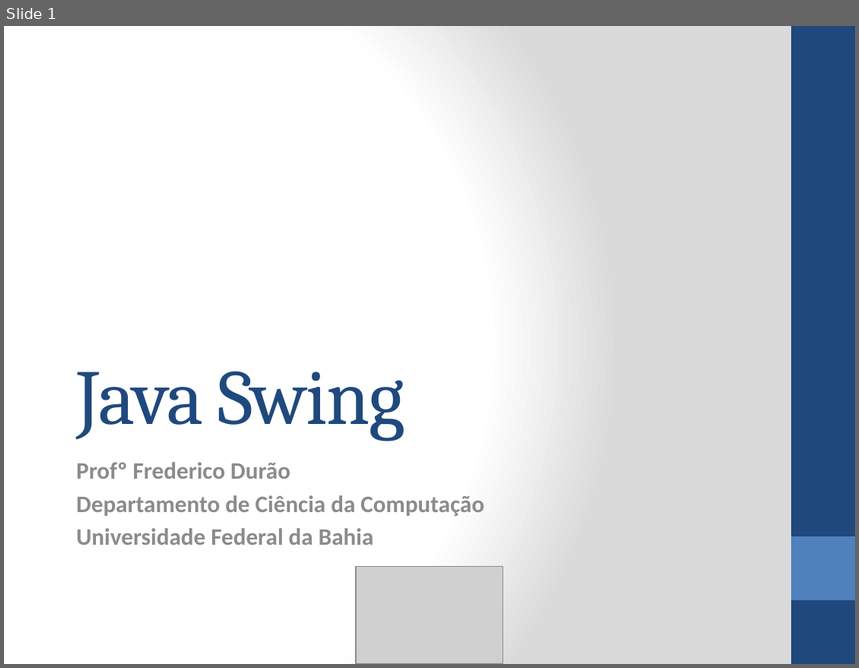
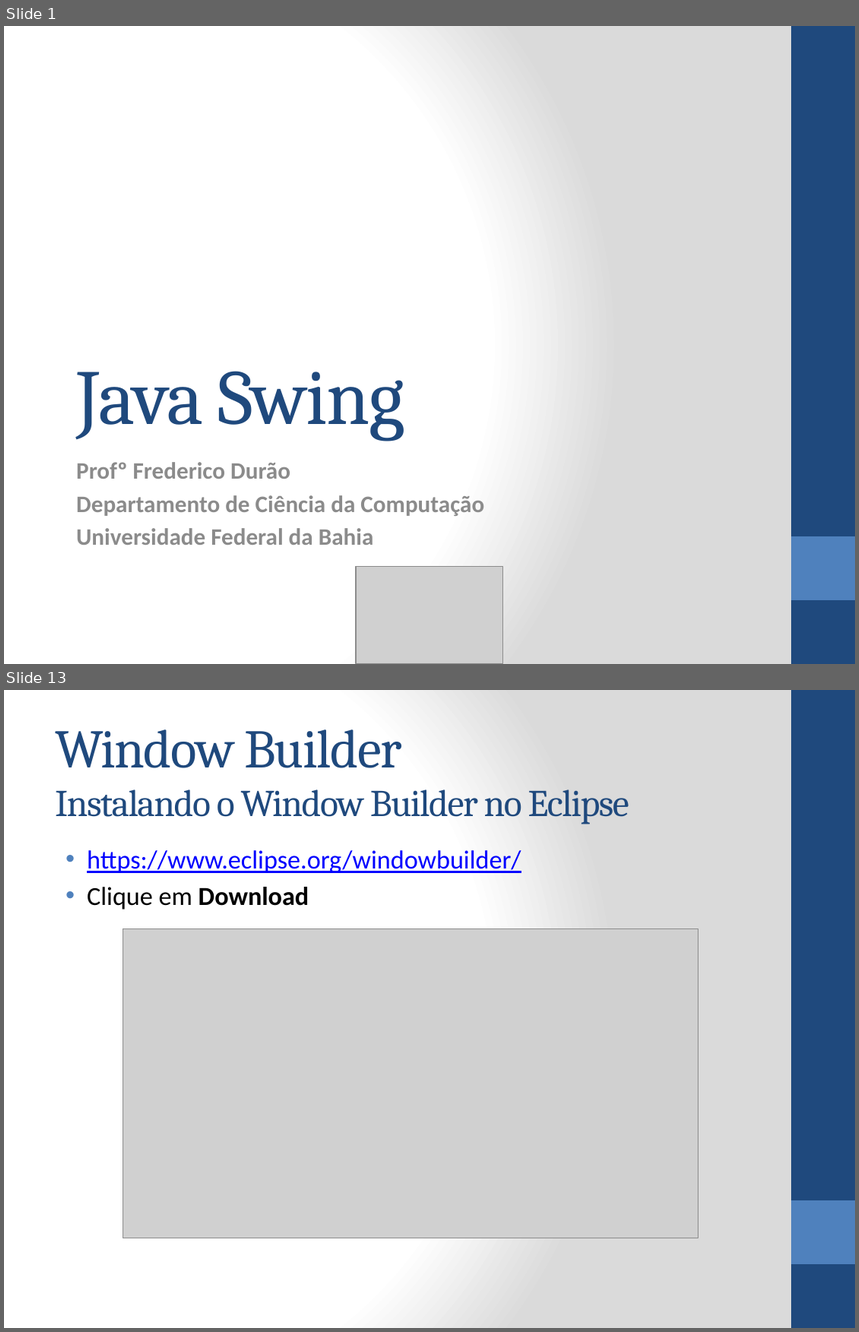
Before and after one commit to tiagogoncalves/dcc_ufba_mata55_monitoria_2014_1, a slide deck: slides/slide-swing/versão ppt/Java Swing.pptx. Shown one above the other, each under a label of ours: slide 1 before the commit, slides 1 and 13 after it; the slides between them are not shown. The pictures are 859x668 and 859x1332 pixels, drawn with LibreOffice and Linux fonts; fonts in the diff are those of the drawing; grey boxes stand for pictures. Boxes give left, top, right and bottom in pixels: in the first picture for what was removed or moved away, otherwise in the second. Text is boxed around its words. In the diff, an @@ line names an element or a change of style, - is before the commit and + after.

```diff
--- a/slides/slide-swing/versão ppt/Java Swing.pptx
+++ b/slides/slide-swing/versão ppt/Java Swing.pptx
@@ slide 13 added at (x1=4, y1=690, x2=855, y2=1328), background gradient #FFFFFF to #DADADA; not listed: 2 template elements that a slide beside it also shows @@
@@ title added at (x1=55, y1=730, x2=629, y2=825), 32 pt, text #1F497D @@
+Window Builder
+Instalando o Window Builder no Eclipse
@@ text added at (x1=87, y1=850, x2=521, y2=910), 22 pt, text #0000FF, underline @@
+• https://www.eclipse.org/windowbuilder/
+• Clique em Download
@@ picture added at (x1=123, y1=929, x2=699, y2=1238) @@
```
Also in this commit, not shown: 52 other slides added, 2 slides removed, 3 other files.
